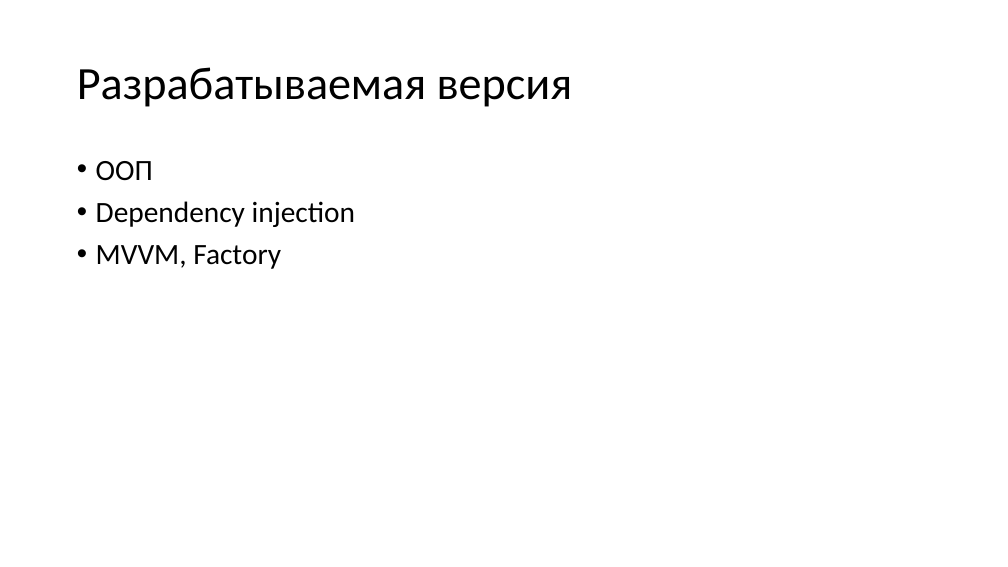
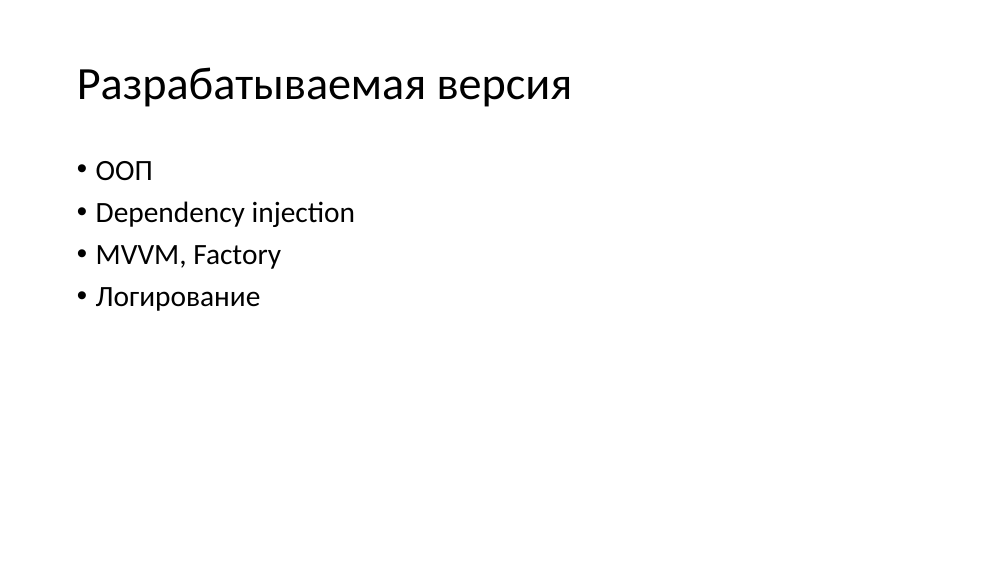
Before and after one commit to ProMix0/ProjectCalculis, a slide deck: slide 5 of Презентация.pptx. Drawn at 1008x567 pixels with LibreOffice and Linux fonts; fonts in the diff are those of the drawing. Boxes give left, top, right and bottom in pixels: in the first picture for what was removed or moved away, otherwise in the second. Text is boxed around its words. In the diff, an @@ line names an element or a change of style, - is before the commit and + after.

```diff
--- a/Презентация.pptx
+++ b/Презентация.pptx
@@ text at bbox=[96, 287, 261, 311]: paragraph added @@
+• Логирование
```
Also in this commit, not shown: 3 slides added, 1 other file.
